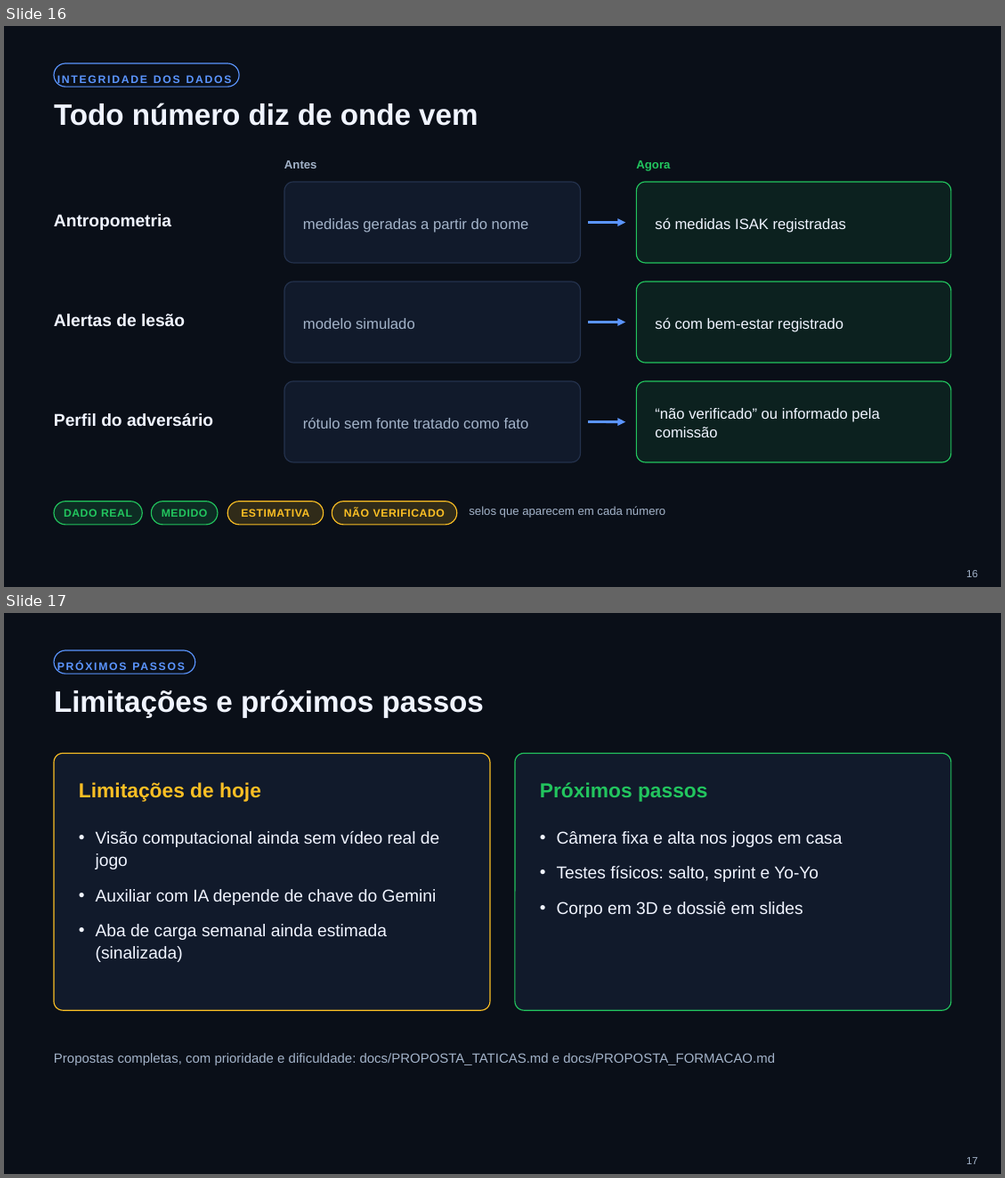
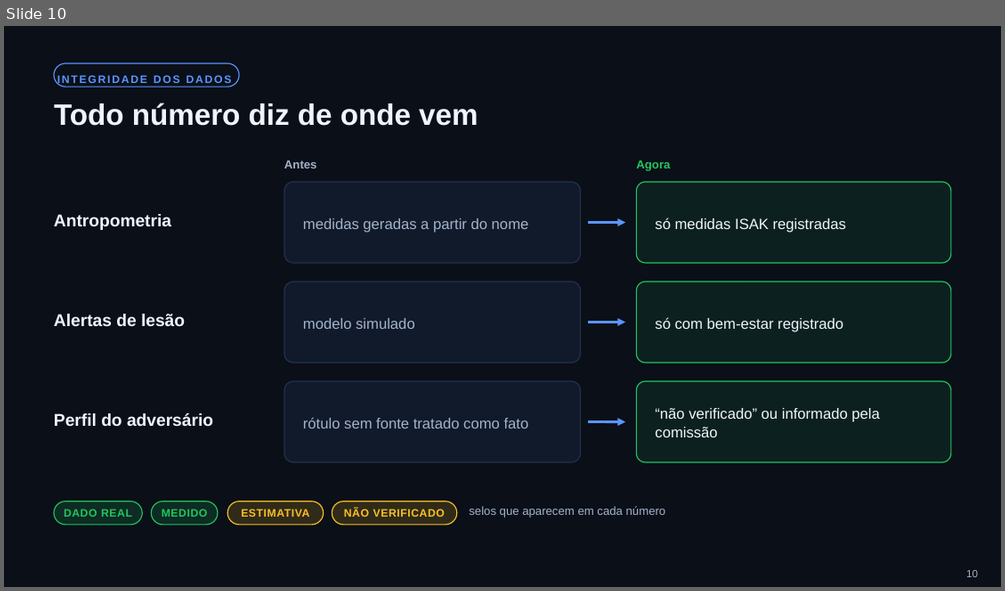
Before and after one commit to cborba733/Capixastat, a slide deck: CapixaStat_Apresentacao.pptx. Shown one above the other, each under a label of ours: slides 16 and 17 before the commit, slide 10 after it. The pictures are 1005x1178 and 1005x591 pixels, drawn with LibreOffice and Linux fonts; fonts in the diff are those of the drawing. Boxes give left, top, right and bottom in pixels: in the first picture for what was removed or moved away, otherwise in the second. Text is boxed around its words. In the diff, an @@ line names an element or a change of style, - is before the commit and + after.

```diff
--- a/CapixaStat_Apresentacao.pptx
+++ b/CapixaStat_Apresentacao.pptx
@@ slide 17 removed at <box>4,613,1001,1174</box>, background #0A0F18 @@
@@ rounded rectangle removed at <box>54,650,195,674</box> @@
-PRÓXIMOS PASSOS
@@ title removed at <box>54,690,484,718</box> @@
-Limitações e próximos passos
@@ rounded rectangle removed at <box>54,754,490,1011</box> @@
@@ rounded rectangle removed at <box>515,754,951,1011</box> @@
@@ text removed at <box>79,782,261,802</box> @@
-Limitações de hoje
@@ text removed at <box>540,782,707,802</box> @@
-Próximos passos
@@ text removed at <box>96,831,439,962</box> @@
-• Visão computacional ainda sem vídeo real de jogo
-• Auxiliar com IA depende de chave do Gemini
-• Aba de carga semanal ainda estimada (sinalizada)
@@ text removed at <box>557,831,842,917</box> @@
-• Câmera fixa e alta nos jogos em casa
-• Testes físicos: salto, sprint e Yo-Yo
-• Corpo em 3D e dossiê em slides
@@ text removed at <box>54,1053,775,1065</box> @@
-Propostas completas, com prioridade e dificuldade: docs/PROPOSTA_TATICAS.md e docs/PROPOSTA_FORMACAO.md
@@ page number removed at <box>966,1157,978,1164</box> @@
-17
@@ what was slide 16 is now slide 10 @@
@@ page number at <box>966,570,978,577</box>: text changed @@
-16
+10
```
Also in this commit, not shown: 7 other slides removed, 2 other files.
